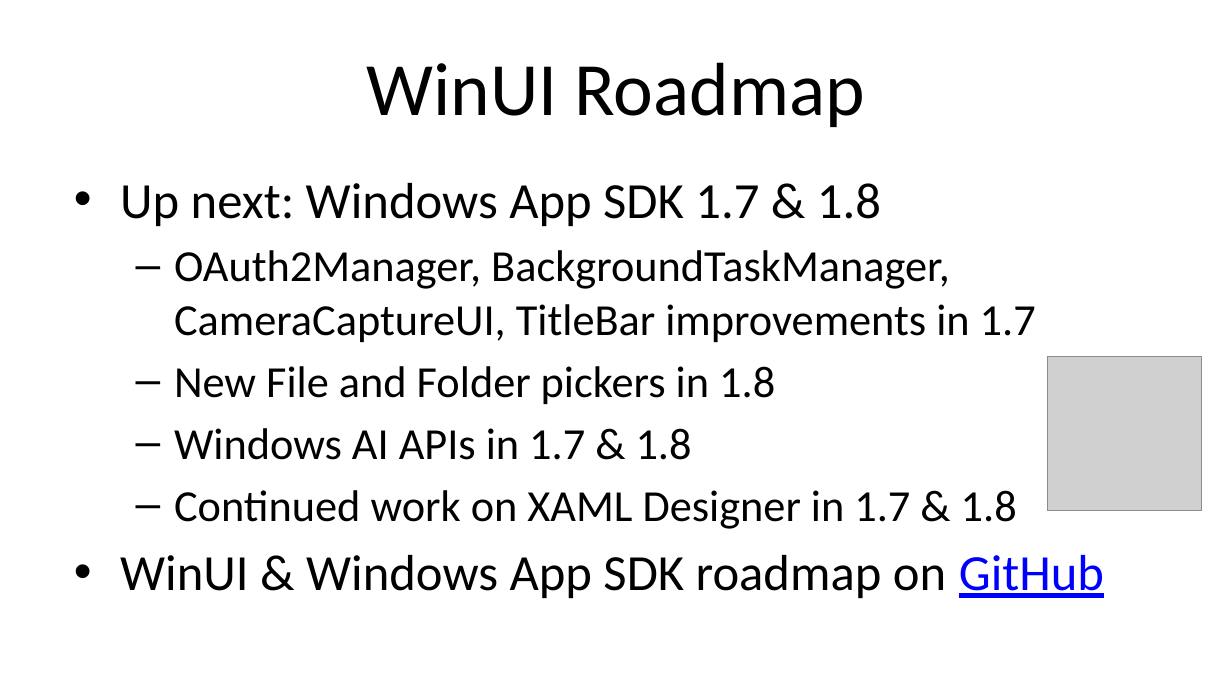
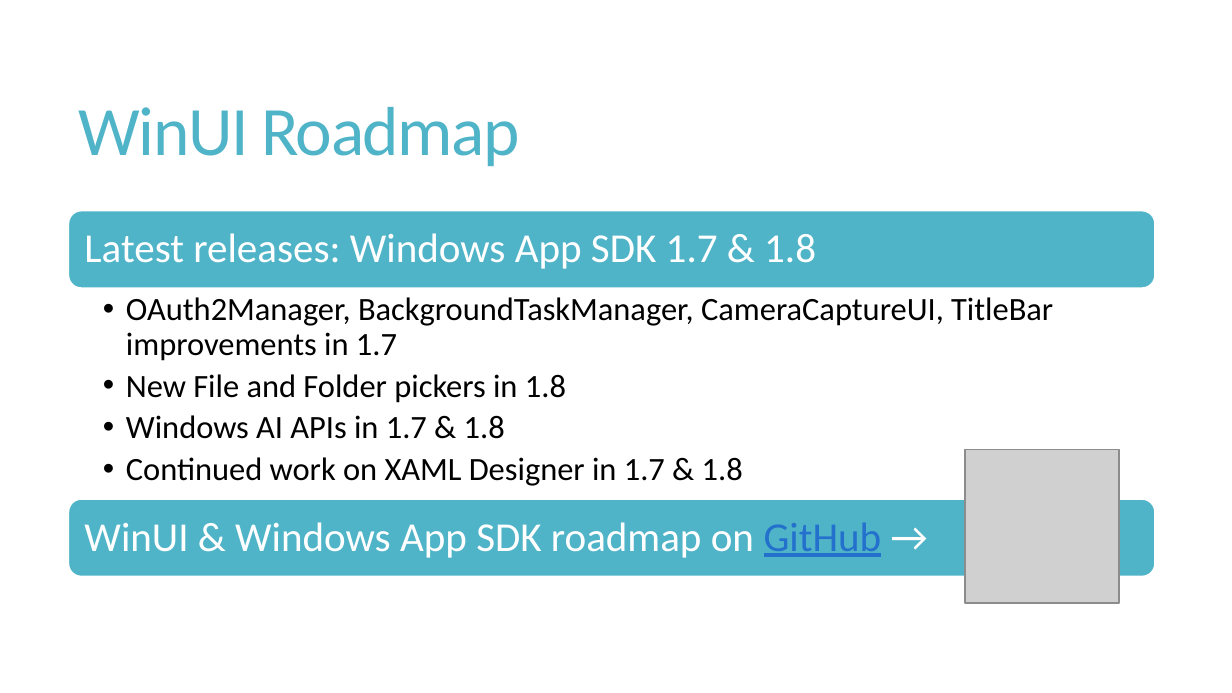
Before and after one commit to alvinashcraft/speaking, a slide deck: slide 12 of 2025/1107_TechBash/StartWithWinUI/TechBash 2025 - Get Started with WinUI.pptx (slide 13 before the commit). Drawn at 1232x693 pixels with LibreOffice and Linux fonts; fonts in the diff are those of the drawing; grey boxes stand for pictures; background and template pictures are left out. Boxes give left, top, right and bottom in pixels: in the first picture for what was removed or moved away, otherwise in the second. Text is boxed around its words. In the diff, an @@ line names an element or a change of style, - is before the commit and + after.

```diff
--- a/2025/1107_TechBash/StartWithWinUI/TechBash 2025 - Get Started with WinUI.pptx
+++ b/2025/1107_TechBash/StartWithWinUI/TechBash 2025 - Get Started with WinUI.pptx
@@ title "WinUI Roadmap": place and size @@
-title "WinUI Roadmap" at [366, 62, 864, 127]
+title "WinUI Roadmap" at [79, 107, 519, 166]
@@ title "WinUI Roadmap" at [79, 107, 519, 166]: size 44 to 40.5 pt, text colour #000000 to #50B4C8, letter spacing 0 to -0.9 pt; alignment centre to left; line spacing 1 to 0.85 @@
@@ text at [120, 183, 881, 226]: paragraph removed @@
-• Up next: Windows App SDK 1.7 & 1.8
@@ text "OAuth2Manager, BackgroundTaskManager, CameraCaptureUI, Title ...": place and size @@
-text "OAuth2Manager, BackgroundTaskManager, CameraCaptureUI, Title ..." at [120, 183, 1104, 598]
+text "OAuth2Manager, BackgroundTaskManager, CameraCaptureUI, Title ..." at [126, 297, 1053, 486]
@@ text "OAuth2Manager, BackgroundTaskManager, CameraCaptureUI, Title ..." at [126, 297, 1053, 486]: size 25.9 to 19 pt; bullet – to •; line spacing 1 to 0.9; less space between paragraphs @@
@@ picture: place and size @@
-picture at [1047, 357, 1201, 511]
+picture at [965, 450, 1119, 604]
@@ group added at [69, 211, 1156, 577]: 2 rounded rectangles, 2 texts @@
+Latest releases: Windows App SDK 1.7 & 1.8
+WinUI & Windows App SDK roadmap on GitHub →
@@ text at [120, 555, 1104, 598]: paragraph removed @@
-• WinUI & Windows App SDK roadmap on GitHub
```
Also in this commit, not shown: 13 other slides changed, 3 slides removed.
